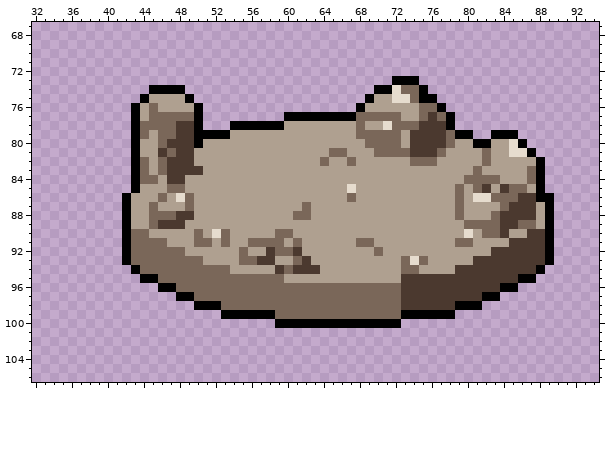
Pixel-art file: packages/client/src/assets/pedestals{m}/pedestal-default.aseprite. The picture above is the old version.
128x128 pixels, 1 frame. Shown: x 32..94, y 67..106.
Now the later version:
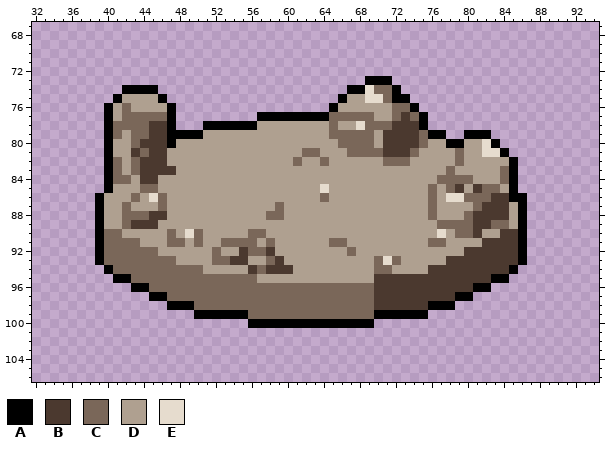
Palette (. is transparent): A #000000  B #4b392f  C #7a6759  D #afa090  E #e6dcce
From old to new:
@@ x 32..94 @@
  72 ...............................................................
- 73 ........................................AAA....................
- 74 .............AAAA.....................AAECCA...................
- 75 ............ADDDDA...................ADDEECAA..................
- 76 ...........ADCDDDDA.................ADDDDDDCCA.................
- 77 ...........ADCCCCCA.........AAAAAAAACCCCCDDCBCA................
- 78 ...........ACCCCBBA...AAAAAADDDDDDDDCDDECCCBBBA................
- 79 ...........ACDCCBBAAAADDDDDDDDDDDDDDCCCCCDBBBBCAA..AAA.........
- 80 ...........ADDCBBBADDDDDDDDDDDDDDDDDDCCCCDBBBBCDDAADDEA........
- 81 ...........ADDBCBBDDDDDDDDDDDDDDDCCDDDCCCCBBBCDDDDCDDEEA.......
- 82 ...........ACDCBBBDDDDDDDDDDDDDDCDDCDDDDDDCCCDDDDDCDDDDDA......
- 83 ...........ACDCBBBBDDDDDDDDDDDDDDDDDDDDDDDDDDDDDDCDDDDDCA......
- 84 ...........ACCDBBDDDDDDDDDDDDDDDDDDDDDDDDDDDDDDDCCCCDDDCA......
- 85 ...........ADDDCCDDDDDDDDDDDDDDDDDDEDDDDDDDDDDDCDCBDBCCDA......
- 86 ..........ADDDCDECDDDDDDDDDDDDDDDDDCDDDDDDDDDDDCDEECCCBBAA.....
- 87 ..........ADDCDDDCDDDDDDDDDDDDCDDDDDDDDDDDDDDDDCDDDDCBBBDA.....
- 88 ..........ADDCCCBBDDDDDDDDDDDCCDDDDDDDDDDDDDDDDCDDDCBBBBDA.....
- 89 ..........ADDCBBBDDDDDDDDDDDDDDDDDDDDDDDDDDDDDDDCCCCBBCCDA.....
- 90 ..........ACCDDDDDCDECDDDDDCCDDDDDDDDDDDDDDDDDDDEDCCBDDBBA.....
- 91 ..........ACCCCDDDCCDCDDCCCCDCDDDDDDCCDDDDDDDDDCCDDDDBBBBA.....
- 92 ..........ACCCCCCDDDDDDCDDBCCBDDDDDDDDCDDDDDDDDDDDDBBBBBBA.....
- 93 ..........ACCCCCCCCDDDDCCBBDDCBDDDDDDDDDDCECDDDDDBBBBBBBBA.....
- 94 ...........ACCCCCCCCCCDDDDDBCBBBDDDDDDDDDCCDDDDBBBBBBBBBA......
- 95 ............AACCCCCCCCCCCCCCDDDDDDDDDDDDDBBBBBBBBBBBBBAA.......
- 96 ..............AACCCCCCCCCCCCCCCCCCCCCCCCCBBBBBBBBBBBAA.........
- 97 ................AACCCCCCCCCCCCCCCCCCCCCCCBBBBBBBBBAA...........
- 98 ..................AAACCCCCCCCCCCCCCCCCCCCBBBBBBAAA.............
- 99 .....................AAAAAACCCCCCCCCCCCCCAAAAAA................
-100 ...........................AAAAAAAAAAAAAA......................
+ 73 .....................................AAA.......................
+ 74 ..........AAAA.....................AAECCA......................
+ 75 .........ADDDDA...................ADDEECAA.....................
+ 76 ........ADCDDDDA.................ADDDDDDCCA....................
+ 77 ........ADCCCCCA.........AAAAAAAACCCCCDDCBCA...................
+ 78 ........ACCCCBBA...AAAAAADDDDDDDDCDDECCCBBBA...................
+ 79 ........ACDCCBBAAAADDDDDDDDDDDDDDCCCCCDBBBBCAA..AAA............
+ 80 ........ADDCBBBADDDDDDDDDDDDDDDDDDCCCCDBBBBCDDAADDEA...........
+ 81 ........ADDBCBBDDDDDDDDDDDDDDDCCDDDCCCCBBBCDDDDCDDEEA..........
+ 82 ........ACDCBBBDDDDDDDDDDDDDDCDDCDDDDDDCCCDDDDDCDDDDDA.........
+ 83 ........ACDCBBBBDDDDDDDDDDDDDDDDDDDDDDDDDDDDDDCDDDDDCA.........
+ 84 ........ACCDBBDDDDDDDDDDDDDDDDDDDDDDDDDDDDDDDCCCCDDDCA.........
+ 85 ........ADDDCCDDDDDDDDDDDDDDDDDDEDDDDDDDDDDDCDCBDBCCDA.........
+ 86 .......ADDDCDECDDDDDDDDDDDDDDDDDCDDDDDDDDDDDCDEECCCBBAA........
+ 87 .......ADDCDDDCDDDDDDDDDDDDCDDDDDDDDDDDDDDDDCDDDDCBBBDA........
+ 88 .......ADDCCCBBDDDDDDDDDDDCCDDDDDDDDDDDDDDDDCDDDCBBBBDA........
+ 89 .......ADDCBBBDDDDDDDDDDDDDDDDDDDDDDDDDDDDDDDCCCCBBCCDA........
+ 90 .......ACCDDDDDCDECDDDDDCCDDDDDDDDDDDDDDDDDDDEDCCBDDBBA........
+ 91 .......ACCCCDDDCCDCDDCCCCDCDDDDDDCCDDDDDDDDDCCDDDDBBBBA........
+ 92 .......ACCCCCCDDDDDDCDDBCCBDDDDDDDDCDDDDDDDDDDDDBBBBBBA........
+ 93 .......ACCCCCCCCDDDDCCBBDDCBDDDDDDDDDDCECDDDDDBBBBBBBBA........
+ 94 ........ACCCCCCCCCCDDDDDBCBBBDDDDDDDDDCCDDDDBBBBBBBBBA.........
+ 95 .........AACCCCCCCCCCCCCCDDDDDDDDDDDDDBBBBBBBBBBBBBAA..........
+ 96 ...........AACCCCCCCCCCCCCCCCCCCCCCCCCBBBBBBBBBBBAA............
+ 97 .............AACCCCCCCCCCCCCCCCCCCCCCCBBBBBBBBBAA..............
+ 98 ...............AAACCCCCCCCCCCCCCCCCCCCBBBBBBAAA................
+ 99 ..................AAAAAACCCCCCCCCCCCCCAAAAAA...................
+100 ........................AAAAAAAAAAAAAA.........................
 101 ...............................................................
Pixel boxes of the changes (left, top, right, bottom) in both pictures:
changed: (95, 76, 554, 328)
